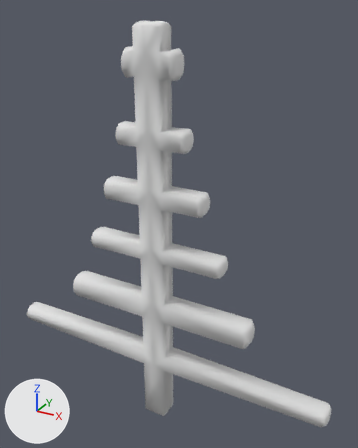
An edit to the Blender file models/pylon.blend, drawn before and after from the same camera.
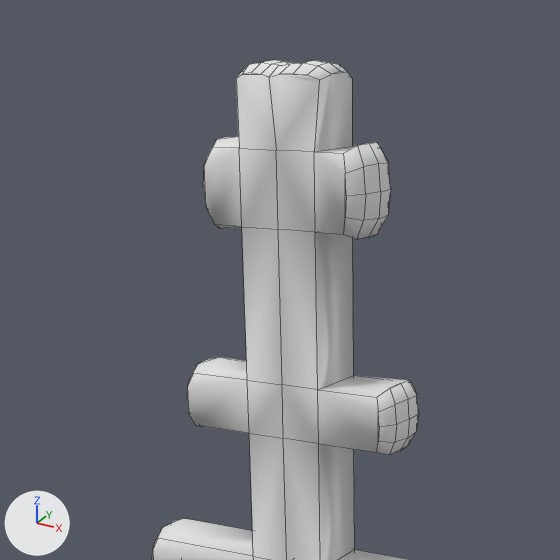
The first picture shows the older version from a 50 mm lens placed at (54.7, -88.6, 69.7), pointed at (3.7, 4.3, 23.3). The close-ups show both versions on the part from 15% to 67% of the width and 0% to 42% of the height of that picture; other places that the commit changed are outside them. Lighting does not change. The marker at lower left points along +X, +Y and +Z. The close-ups show mesh edges as thin lines.

The first close-up shows 'pylon'.
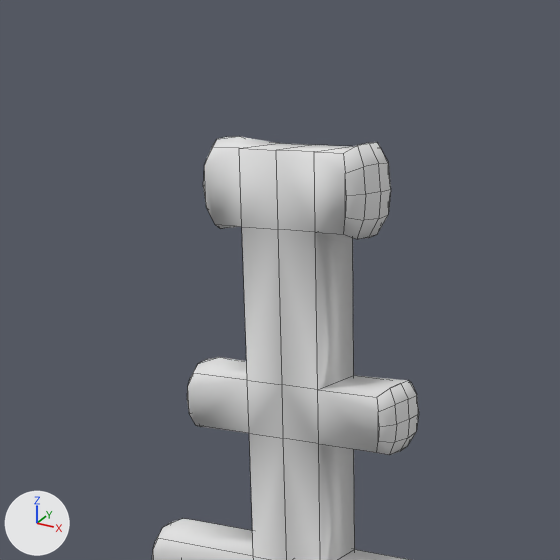
Changed parts and their boxes (x1, y1, x2, y2) in the close-ups (560 x 560 px):
'pylon', reshaped: before (152, 60, 419, 560); after (152, 136, 419, 560)
part 1 of me_pylon, cut back: before (236, 60, 352, 152); after (241, 143, 352, 152)

The edits, one by one:
me_pylon is used by ob_pylon; location (0.0, 0.0, 0.0).
me_pylon had 227 vertices, 211 faces and spanned x -43.9..0.0, y -3.1..3.0, z -30.0..67.1.
me_pylon now has 202 vertices, 188 faces and spans x -43.9..0.0, y -3.0..3.0, z -30.0..62.2.
Part 1, on me_pylon:
25 vertices are removed from x -3.5..0.0, y -3.1..2.9, z 66.0..67.1.
24 faces are deleted.
1 new face joins them.
